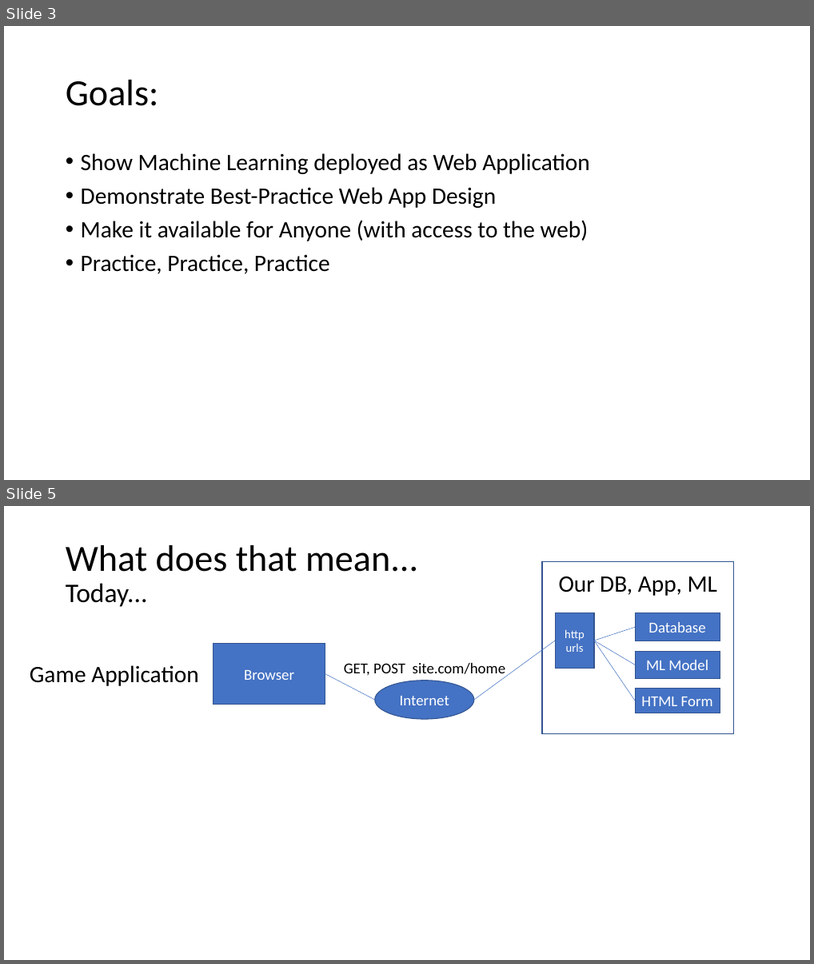
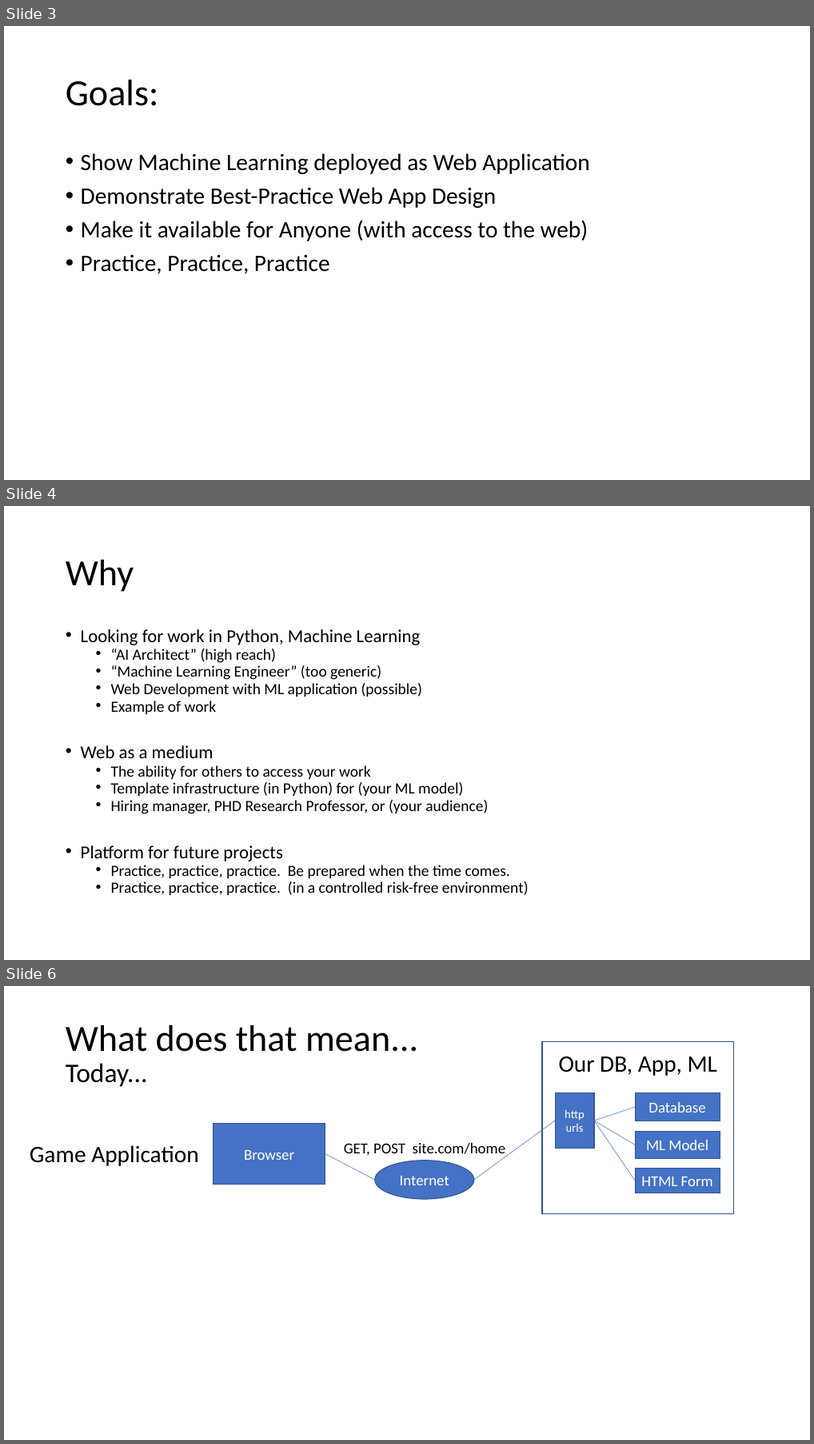
Before and after one commit to cwinsor/django_103_plasticc_and_ux, a slide deck: presentation.pptx. Shown one above the other, each under a label of ours: slides 3 and 5 before the commit, slides 3, 4 and 6 after it; the slides between them are not shown. The pictures are 814x964 and 814x1444 pixels, drawn with LibreOffice and Linux fonts; fonts in the diff are those of the drawing. Boxes give left, top, right and bottom in pixels: in the first picture for what was removed or moved away, otherwise in the second. Text is boxed around its words. In the diff, an @@ line names an element or a change of style, - is before the commit and + after.

```diff
--- a/presentation.pptx
+++ b/presentation.pptx
@@ slide 4 added at [4,506,810,960], background #FFFFFF @@
@@ title added at [66,560,134,592], 44 pt, text #000000 @@
+Why
@@ text added at [81,629,529,895], 18.6 pt, text #000000 @@
+• Looking for work in Python, Machine Learning
+  • “AI Architect” (high reach)
+  • “Machine Learning Engineer” (too generic)
+  • Web Development with ML application (possible)
+  • Example of work
+• Web as a medium
+  • The ability for others to access your work
+  • Template infrastructure (in Python) for (your ML model)
+  • Hiring manager, PHD Research Professor, or (your audience)
+• Platform for future projects
+  • Practice, practice, practice. Be prepared when the time comes.
+  • Practice, practice, practice. (in a controlled risk-free environment)
@@ what was slide 5 is now slide 6 @@
```
Also in this commit, not shown: 4 slides changed, 2 other slides added, 17 other files.
